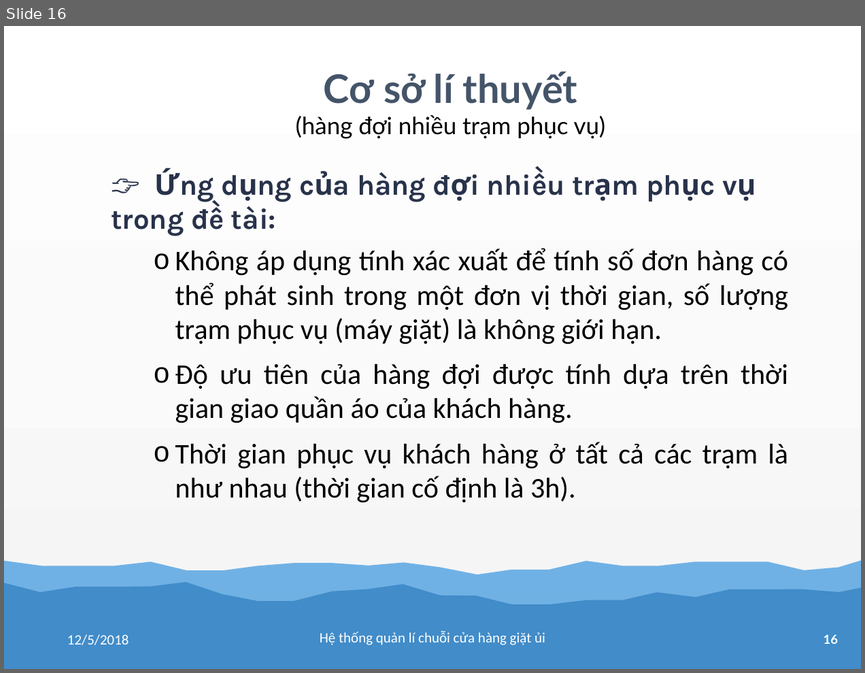
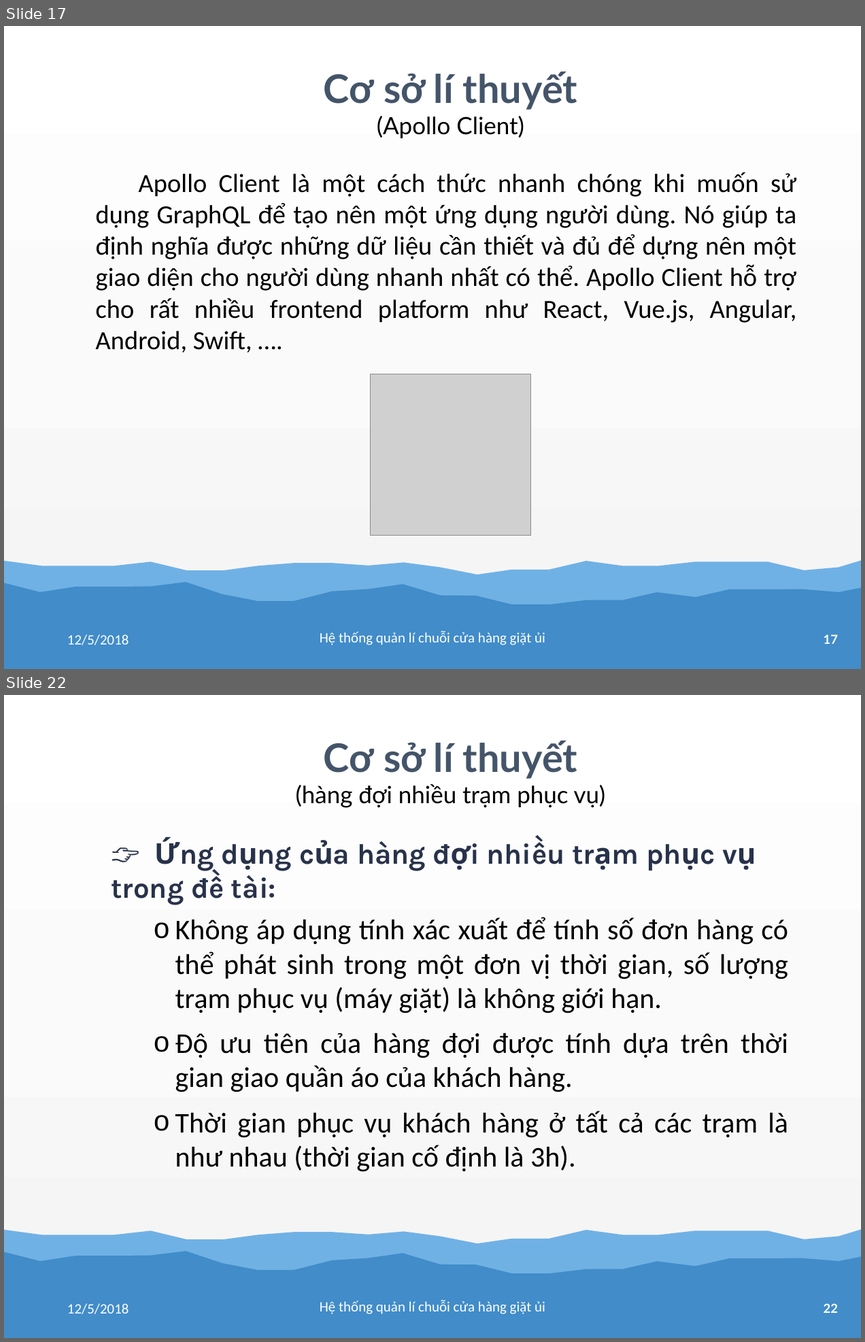
Before and after one commit to tranhoanghuan/Lu-n-v-n, a slide deck: baoCao/bao_cao.pptx. Shown one above the other, each under a label of ours: slide 16 before the commit, slides 17 and 22 after it; the slides between them are not shown. The pictures are 865x673 and 865x1342 pixels, drawn with LibreOffice and Linux fonts; fonts in the diff are those of the drawing; grey boxes stand for pictures. Boxes give left, top, right and bottom in pixels: in the first picture for what was removed or moved away, otherwise in the second. Text is boxed around its words. In the diff, an @@ line names an element or a change of style, - is before the commit and + after.

```diff
--- a/baoCao/bao_cao.pptx
+++ b/baoCao/bao_cao.pptx
@@ slide 17 added at [4,26,861,669], background gradient #FFFFFF to #FBFBFB to #F2F2F2; not listed: 3 template elements that a slide beside it also shows @@
@@ text added at [324,72,577,138], 40 pt, text #000000 @@
+Cơ sở lí thuyết
+(Apollo Client)
@@ text added at [96,172,797,352], 44 pt, text #000000 @@
+Apollo Client là một cách thức nhanh chóng khi muốn sử dụng GraphQL để tạo nên một ứng dụng người dùng. Nó giúp ta định nghĩa được những dữ liệu cần thiết và đủ để dựng nên một giao diện cho người dùng nhanh nhất có thể. Apollo Client hỗ trợ cho rất nhiều frontend platform như React, Vue.js, Angular, Android, Swift, ….
@@ picture added at [370,374,530,535] @@
@@ text added at [67,634,129,645], 24 pt, text #FFFFFF @@
+12/5/2018
@@ text added at [320,631,545,645], 24 pt, text #FFFFFF @@
+Hệ thống quản lí chuỗi cửa hàng giặt ủi
@@ what was slide 16 is now slide 22 @@
@@ page number at [823,1303,838,1312]: text changed @@
-16
+22
```
Also in this commit, not shown: 2 slides changed, 6 other slides added.
